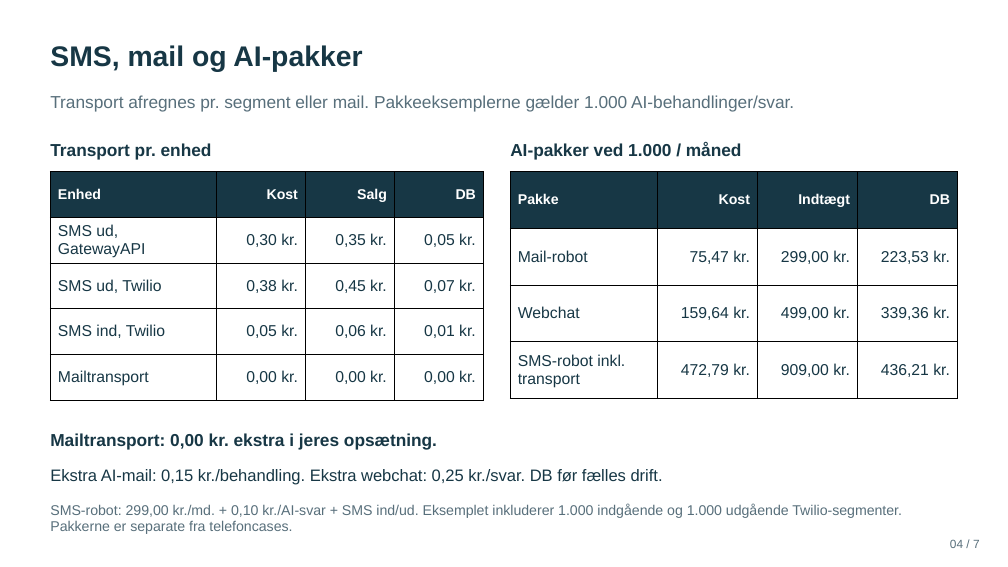
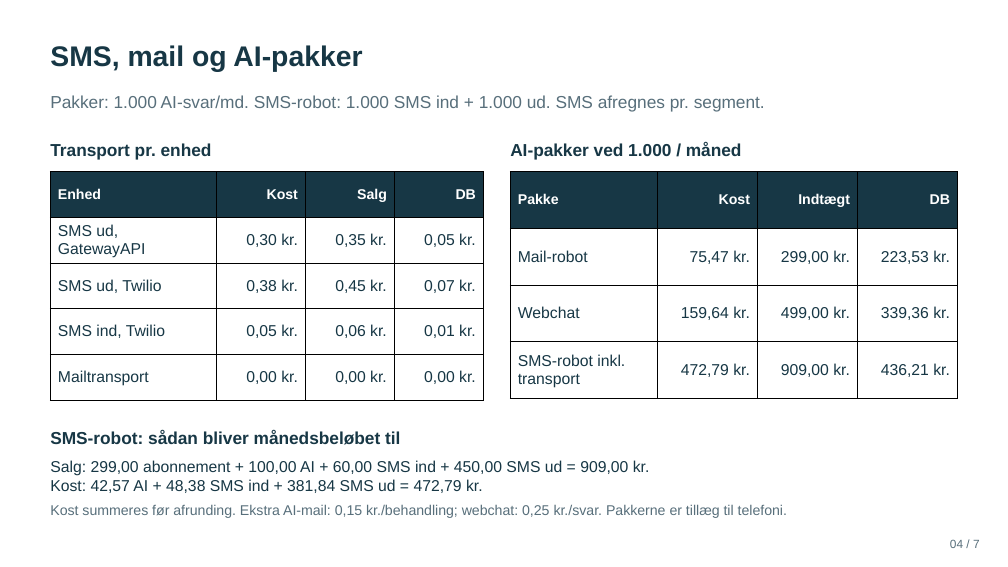
Before and after one commit to BadLegion/intelli-prisark, a slide deck: slide 4 of INTELLI-prispraesentation.pptx. Drawn at 1008x567 pixels with LibreOffice and Linux fonts; fonts in the diff are those of the drawing. Boxes give left, top, right and bottom in pixels: in the first picture for what was removed or moved away, otherwise in the second. Text is boxed around its words. In the diff, an @@ line names an element or a change of style, - is before the commit and + after.

```diff
--- a/INTELLI-prispraesentation.pptx
+++ b/INTELLI-prispraesentation.pptx
@@ text at [50,95,765,112]: text changed @@
-Transport afregnes pr. segment eller mail. Pakkeeksemplerne gælder 1.000 AI-behandlinger/svar.
+Pakker: 1.000 AI-svar/md. SMS-robot: 1.000 SMS ind + 1.000 ud. SMS afregnes pr. segment.
@@ text at [50,429,400,445]: text changed @@
-Mailtransport: 0,00 kr. ekstra i jeres opsætning.
+SMS-robot: sådan bliver månedsbeløbet til
@@ text at [50,460,650,493]: text changed; size 15.8 to 15 pt @@
-Ekstra AI-mail: 0,15 kr./behandling. Ekstra webchat: 0,25 kr./svar. DB før fælles drift.
+Salg: 299,00 abonnement + 100,00 AI + 60,00 SMS ind + 450,00 SMS ud = 909,00 kr.
+Kost: 42,57 AI + 48,38 SMS ind + 381,84 SMS ud = 472,79 kr.
@@ text at [50,504,787,518]: text changed @@
-SMS-robot: 299,00 kr./md. + 0,10 kr./AI-svar + SMS ind/ud. Eksemplet inkluderer 1.000 indgående og 1.000 udgående Twilio-segmenter. Pakkerne er separate fra telefoncases.
+Kost summeres før afrunding. Ekstra AI-mail: 0,15 kr./behandling; webchat: 0,25 kr./svar. Pakkerne er tillæg til telefoni.
```
Also in this commit, not shown: 6 other slides changed, 4 other files.
